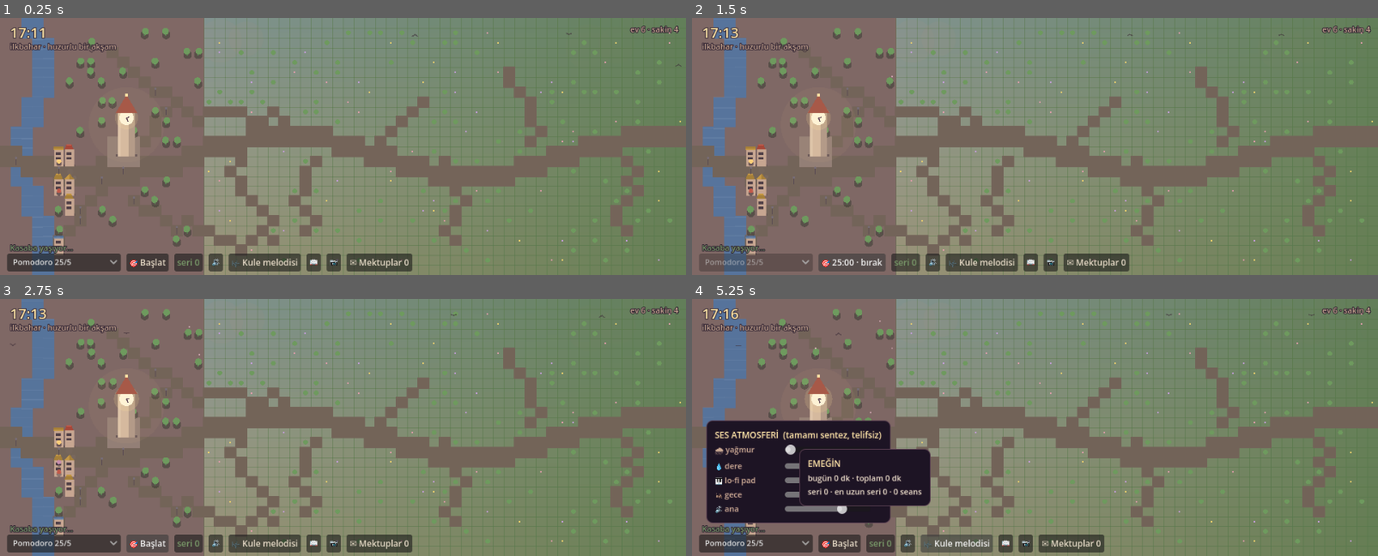
Above: before the commit, frames 1-4 (two rows, left to right).
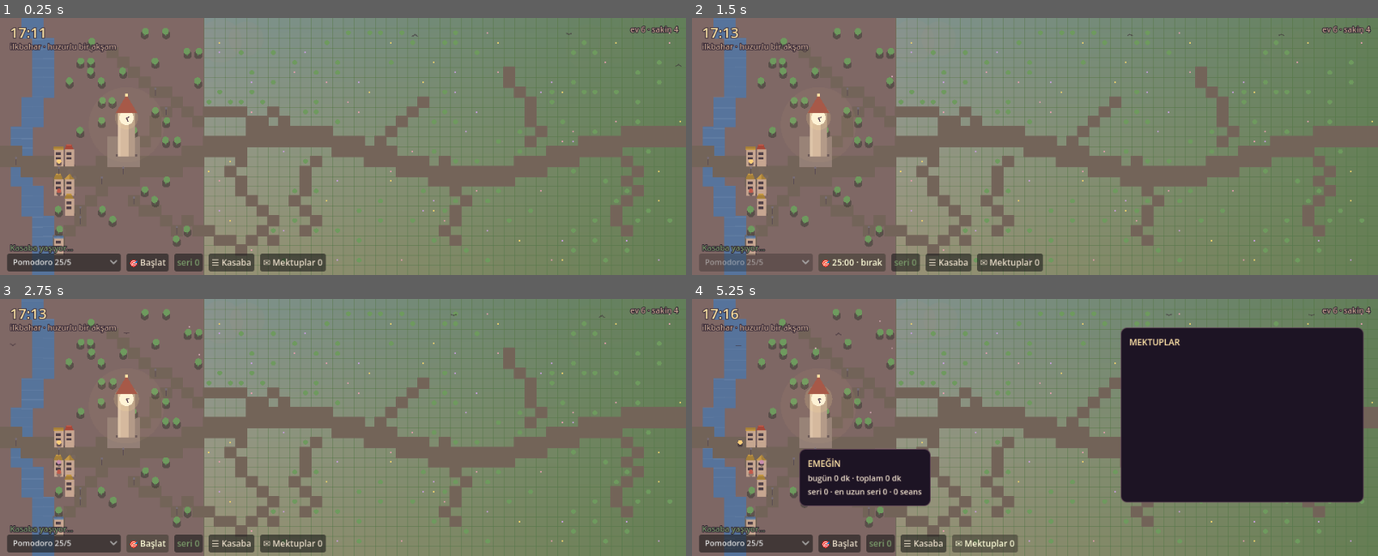
Above: after the commit, the same moments.

Repository: altuix/pomo-village
Game: Godot game, scene res://Main.tscn
Same seed, same stepped clock (60 frames per second), same inputs: the game is played once before the commit and once after it.
Inputs (mouse positions are in pixels of both pictures, inside the frame that each line leads up to):
- Up to frame 1 (0.25 s): no input
- Up to frame 2 (1.5 s): click "Pomodoro 25/5" at 0.5 s; click "🎯 Başlat" at 1.25 s
- Up to frame 3 (2.75 s): click "🎯 25:00 · bırak" at 2 s
- Up to frame 4 (5.25 s): click "seri 0" at 2.75 s; click (904, 543) at 3.5 s, where only the run before the commit has a clickable "🔊"; click (925, 543) at 4.25 s, where only the run after the commit has a clickable "☰ Kasaba"; click (959, 543) at 5 s, where only the run before the commit has a clickable "🎼 Kule melodisi"

The runs differ from the first frame. In frame 1, 1.2% of the frame differs, in the area x 30-61%, y 91-99%; in frame 2, 1.2%; in frame 3, 1.2%; in frame 4, 33%, in the area x 2-98%, y 11-99%.

Commit message:
feat: tek sakin menü (☰ Kasaba) + UI juice (Faz C #18 + #8)
- Bar 9 öğeden 5'e: Ses/Melodi/Albüm/Kartpostal ☰ altında; çekirdek etkileşimler
  (odak, seri, dilek, mektup) barda kaldı (kural 5: çekirdek boğulmaz).
- Juice: buton hover bal-tonu ısınması (tüm butonlar), yeni olay satırı soldan
  kayarak süzülür, yanıtsız mektup varken zarf nazikçe salınır (bildirim spam'i
  değil — sessiz hatırlatma, cozy).

Co-Authored-By: Claude Fable 5 <noreply@anthropic.com>

Diff:
--- a/scripts/ui/ui.gd
+++ b/scripts/ui/ui.gd
@@ -28,6 +28,9 @@
 var _person_body: Label
 var album_box: PanelContainer
 var _album_list: VBoxContainer
+var menu_box: PanelContainer
+var _t := 0.0            # juice zamanı (zarf sallanması)
+var _last_event := ""    # olay satırı kayma tetiği
 
 const STAGE_NAMES := ["🌱 çocuk", "yetişkin", "🕰 bilge"]
 
@@ -71,6 +74,13 @@
 	b.add_theme_font_size_override("font_size", 12)
 	b.add_theme_color_override("font_color", CREAM)
 	b.focus_mode = Control.FOCUS_NONE
+	# hover ısınması (juice #8): imleç gelince bal tonuna yumuşak geçiş
+	b.mouse_entered.connect(func():
+		var tw := b.create_tween()
+		tw.tween_property(b, "modulate", Color(1.12, 1.05, 0.9), 0.12))
+	b.mouse_exited.connect(func():
+		var tw := b.create_tween()
+		tw.tween_property(b, "modulate", Color.WHITE, 0.2))
 	return b
 
 func _panel(title: String) -> PanelContainer:
@@ -140,21 +150,10 @@
 	_streak_btn.pressed.connect(func(): _toggle(stats_box); _refresh_stats())
 	bar.add_child(_streak_btn)
 
-	var snd := _button("🔊")
-	snd.pressed.connect(func(): _toggle(sound_box))
-	bar.add_child(snd)
-
-	var mel := _button("🎼 Kule melodisi")
-	mel.pressed.connect(func(): _toggle(melody_box))
-	bar.add_child(mel)
-
-	var alb := _button("📖")
-	alb.pressed.connect(func(): _toggle(album_box); _refresh_album())
-	bar.add_child(alb)
-
-	var cam := _button("📷")
-	cam.pressed.connect(func(): if main != null and main.has_method("take_postcard"): main.take_postcard())
-	bar.add_child(cam)
+	# tek sakin menü (#18): paneller ☰ altında toplanır; çekirdek etkileşimler barda kalır (kural 5)
+	var menu_btn := _button("☰ Kasaba")
+	menu_btn.pressed.connect(func(): _toggle(menu_box))
+	bar.add_child(menu_btn)
 
 	_wish_btn = _button("")
 	_wish_btn.add_theme_color_override("font_color", Color("c9e0b0"))
@@ -185,6 +184,27 @@
 	root.add_child(stats_box)
 	_stats_body = _label("", 11, CREAM)
 	stats_box.get_node("VB").add_child(_stats_body)
+
+	# tek sakin menü kutusu: Ses / Melodi / Albüm / Kartpostal (her biri menüyü kapatıp hedefi açar)
+	menu_box = _panel("KASABA")
+	menu_box.set_anchors_preset(Control.PRESET_BOTTOM_LEFT)
+	menu_box.position = Vector2(150, -186)
+	var mvb: VBoxContainer = menu_box.get_node("VB")
+	var entries := [
+		["🔊 Ses atmosferi", func(): _open_from_menu(sound_box)],
+		["🎼 Kule melodisi", func(): _open_from_menu(melody_box)],
+		["📖 Albüm", func(): _open_from_menu(album_box); _refresh_album()],
+		["📷 Kartpostal", func():
+			menu_box.visible = false
+			if main != null and main.has_method("take_postcard"):
+				main.take_postcard()],
+	]
+	for e in entries:
+		var mb := _button(e[0])
+		mb.alignment = HORIZONTAL_ALIGNMENT_LEFT
+		mb.pressed.connect(e[1])
+		mvb.add_child(mb)
+	root.add_child(menu_box)
 
 	# albüm (Faz C #17): sakin koleksiyonu + anı ağaçları + kasabanın hikâyesi (retention çekirdeği)
 	album_box = _panel("ALBÜM")
@@ -234,6 +254,10 @@
 func _toggle(p: Control) -> void:
 	if p != null:
 		p.visible = not p.visible
+
+func _open_from_menu(p: Control) -> void:
+	menu_box.visible = false
+	_toggle(p)
 
 ## Buton üç durumda üç iş yapar: boşta başlat, çalışırken CEZASIZ bırak, molada molayı atla + yeni seans.
 func _on_focus() -> void:
@@ -437,9 +461,10 @@
 		vb.add_child(rb)
 	return card
 
-func _process(_d: float) -> void:
+func _process(delta: float) -> void:
 	if world == null:
 		return
+	_t += delta
 	_clock.text = world.clock_string()
 	_sub.text = "%s · %s" % [World.SEASON_NAMES[world.season], world.status_text()]
 	_stat.text = "ev %d · sakin %d" % [world.lit_count(), world.population()]
@@ -448,9 +473,22 @@
 	_refresh_person_card()
 	if stats_box != null and stats_box.visible:
 		_refresh_stats()
+	# olay satırı: yeni olay soldan kayarak süzülür (juice #8)
 	if not world.event_log.is_empty():
+		var latest: String = world.event_log.back()
+		if latest != _last_event:
+			_last_event = latest
+			_events.position.x = 14.0 + 22.0
+			_events.modulate.a = 0.0
+			var tw := create_tween().set_parallel(true)
+			tw.tween_property(_events, "position:x", 14.0, 0.45).set_trans(Tween.TRANS_CUBIC).set_ease(Tween.EASE_OUT)
+			tw.tween_property(_events, "modulate:a", 1.0, 0.35)
 		_events.text = "   ·   ".join(world.event_log)
-	_mail_btn.text = "✉ Mektuplar %d" % world.unreplied_letters()
+	var unreplied := world.unreplied_letters()
+	_mail_btn.text = "✉ Mektuplar %d" % unreplied
+	# zarf sallanması: yanıtsız mektup bekliyorken nazik hatırlatma (bildirim spam'i DEĞİL — sessiz salınım)
+	_mail_btn.pivot_offset = _mail_btn.size / 2.0
+	_mail_btn.rotation = (sin(_t * 2.4) * 0.045) if unreplied > 0 else 0.0
 	var wt := world.wish_text()
 	if wt != "":
 		_wish_btn.text = wt
